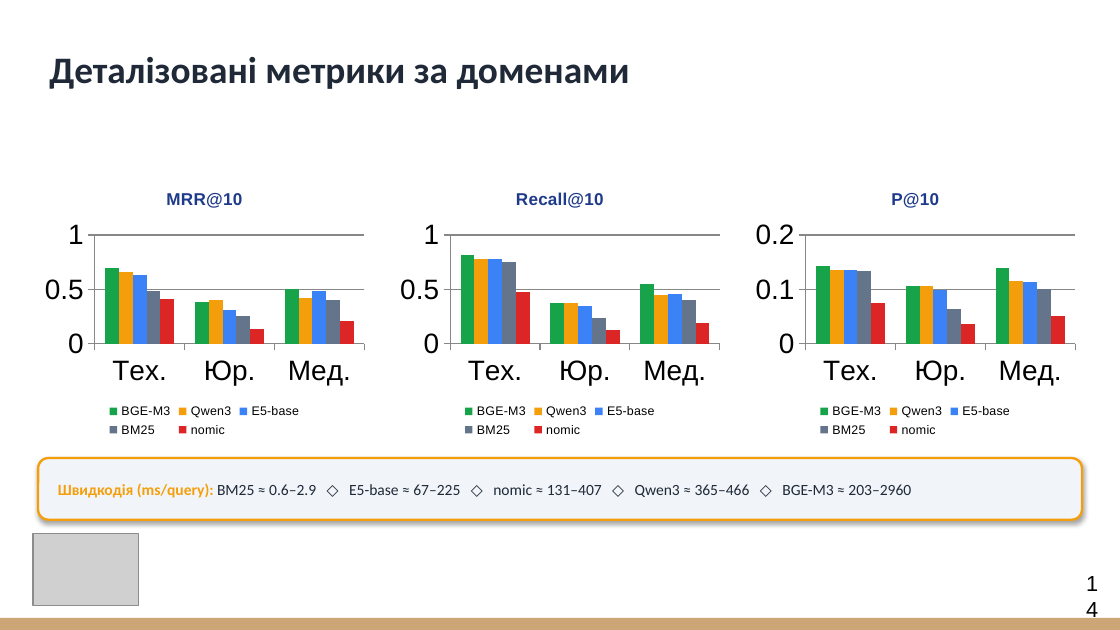
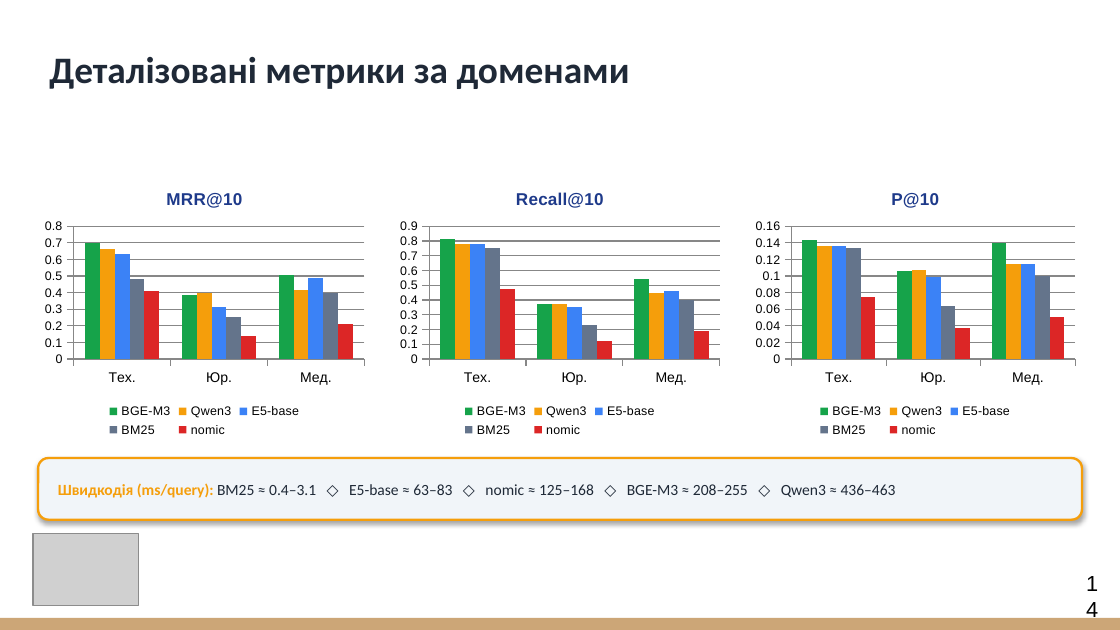
Before and after one commit to vitaliinnest/kb-semantic-search-benchmark, a slide deck: slide 14 of thesis/Nesterenko_Presentation.pptx. Drawn at 1120x630 pixels with LibreOffice and Linux fonts; fonts in the diff are those of the drawing; grey boxes stand for pictures. Boxes give left, top, right and bottom in pixels: in the first picture for what was removed or moved away, otherwise in the second. Text is boxed around its words. In the diff, an @@ line names an element or a change of style, - is before the commit and + after.

```diff
--- a/thesis/Nesterenko_Presentation.pptx
+++ b/thesis/Nesterenko_Presentation.pptx
@@ column chart at bbox=[38, 172, 371, 441] @@
@@ category axis changed @@
@@ value axis changed @@
@@ column chart at bbox=[393, 172, 726, 441] @@
@@ category axis changed @@
@@ value axis changed @@
@@ column chart at bbox=[749, 172, 1082, 441] @@
@@ category axis changed @@
@@ value axis changed @@
@@ text in rounded rectangle at bbox=[58, 483, 896, 498]: text changed @@
-Швидкодія (ms/query): BM25 ≈ 0.6–2.9 ◇ E5-base ≈ 67–225 ◇ nomic ≈ 131–407 ◇ Qwen3 ≈ 365–466 ◇ BGE-M3 ≈ 203–2960
+Швидкодія (ms/query): BM25 ≈ 0.4–3.1 ◇ E5-base ≈ 63–83 ◇ nomic ≈ 125–168 ◇ BGE-M3 ≈ 208–255 ◇ Qwen3 ≈ 436–463
```
Also in this commit, not shown: 4 other slides changed, 3 other files.
